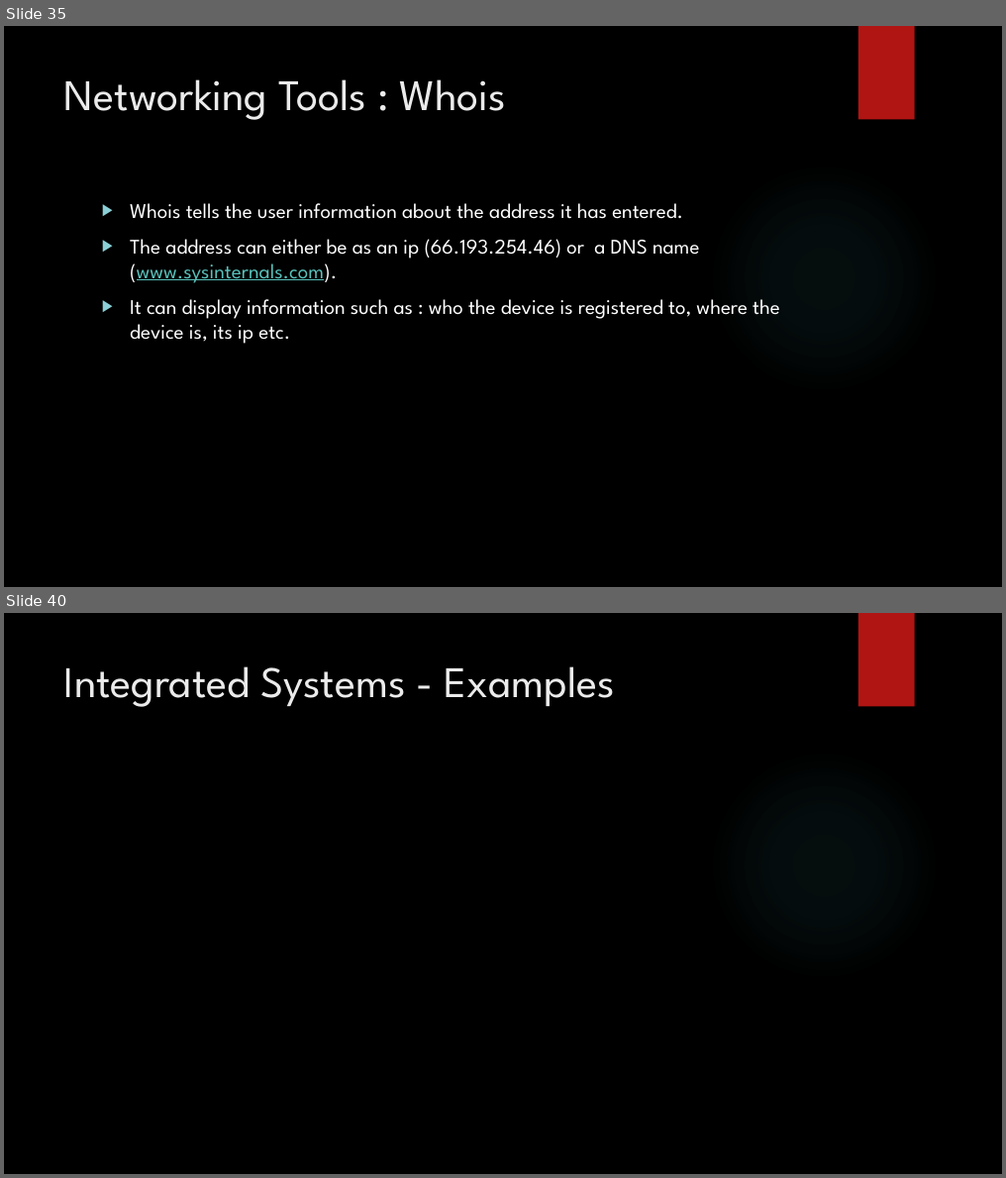
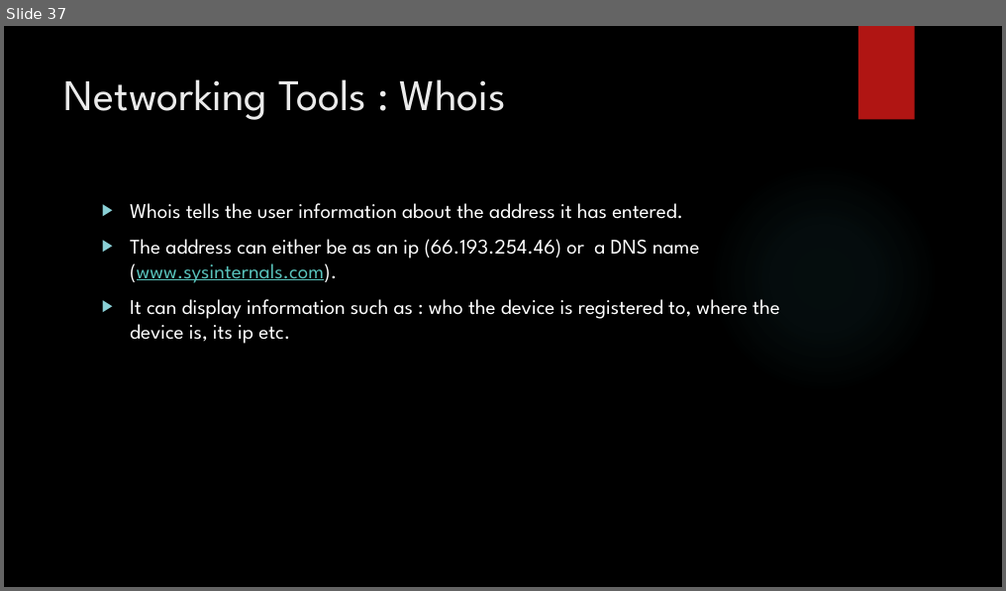
Before and after one commit to SimonLight001/College, a slide deck: Unit 5/Assignment 1/Unit 5 presentation for P1,2,3,M1.pptx. Shown one above the other, each under a label of ours: slides 35 and 40 before the commit, slide 37 after it; the slides between them are not shown. The pictures are 1006x1178 and 1006x591 pixels, drawn with LibreOffice and Linux fonts; fonts in the diff are those of the drawing; background and template pictures are left out. Boxes give left, top, right and bottom in pixels: in the first picture for what was removed or moved away, otherwise in the second. Text is boxed around its words. In the diff, an @@ line names an element or a change of style, - is before the commit and + after.

```diff
--- a/Unit 5/Assignment 1/Unit 5 presentation for P1,2,3,M1.pptx
+++ b/Unit 5/Assignment 1/Unit 5 presentation for P1,2,3,M1.pptx
@@ slide 40 removed at box(4, 613, 1002, 1174), background picture (left out); not listed: 2 template elements that a slide beside it also shows @@
@@ title removed at box(64, 666, 615, 707) @@
-Integrated Systems - Examples
@@ what was slide 35 is now slide 37 @@
```
Also in this commit, not shown: 3 slides changed, 11 slides added, 4 other slides removed, 21 other files.
